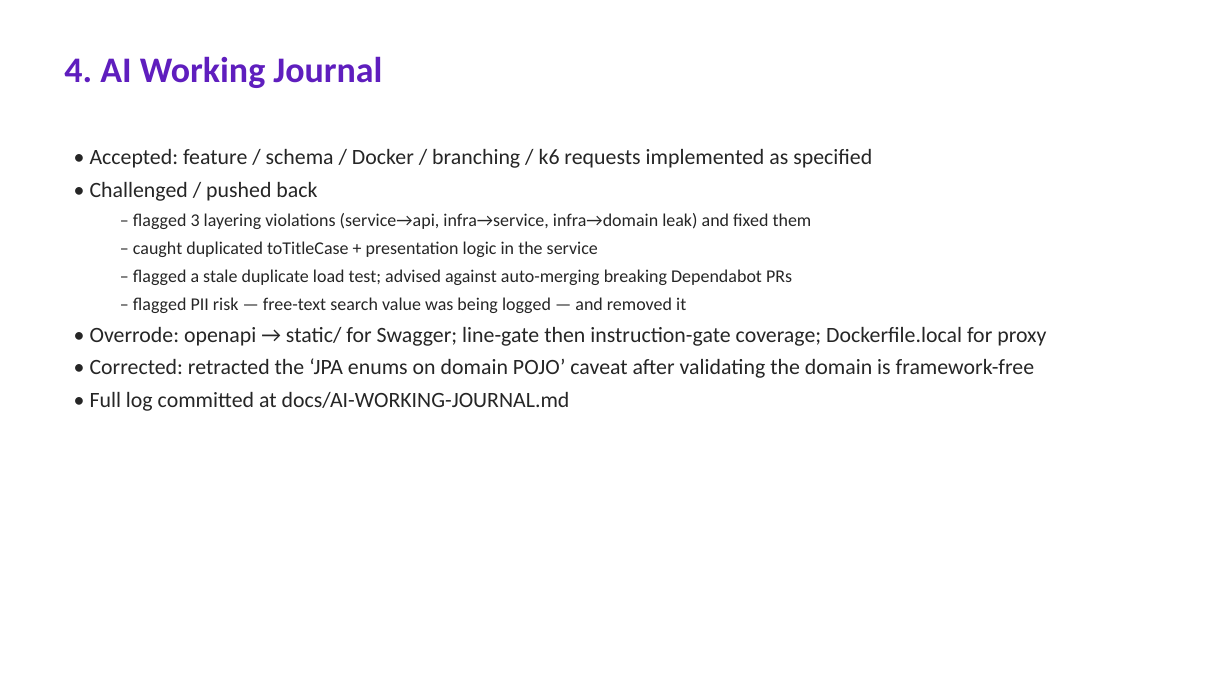
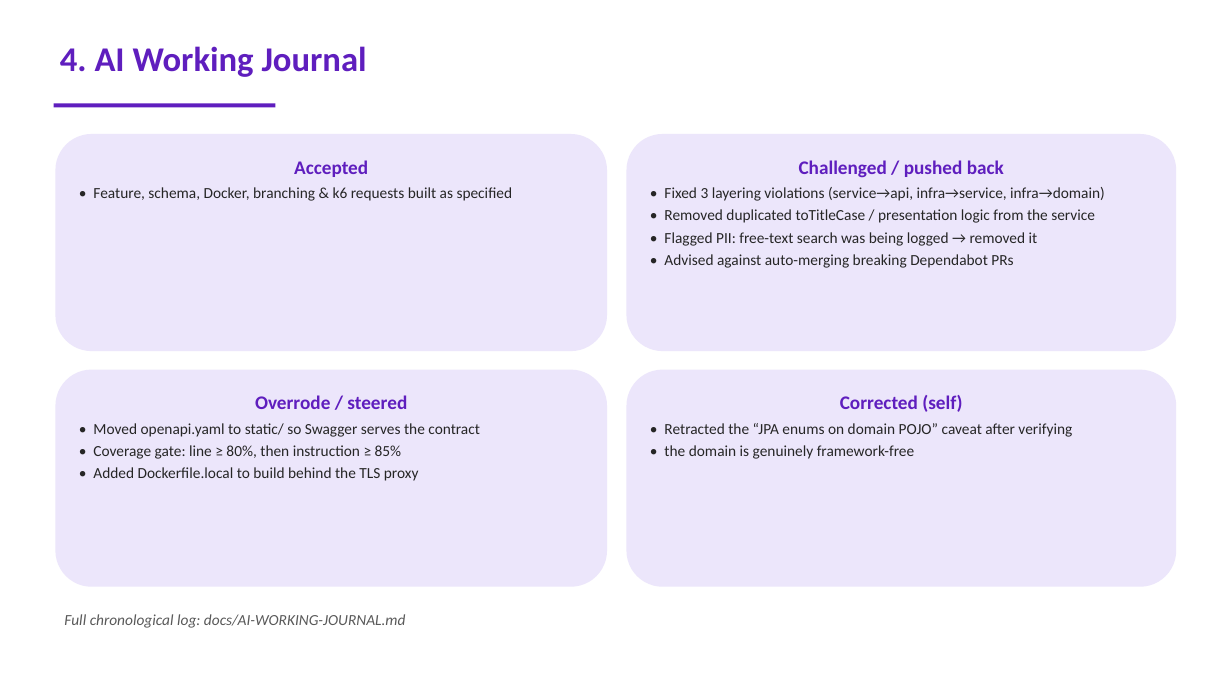
Before and after one commit to meetravig-collab/InsurancePolicyListDemo, a slide deck: slide 8 of docs/Policy-Overview-Dashboard.pptx (slide 7 before the commit). Drawn at 1232x693 pixels with LibreOffice and Linux fonts; fonts in the diff are those of the drawing. Boxes give left, top, right and bottom in pixels: in the first picture for what was removed or moved away, otherwise in the second. Text is boxed around its words. In the diff, an @@ line names an element or a change of style, - is before the commit and + after.

```diff
--- a/docs/Policy-Overview-Dashboard.pptx
+++ b/docs/Policy-Overview-Dashboard.pptx
@@ text "4. AI Working Journal": place and size @@
-text "4. AI Working Journal" at bbox=[64, 56, 382, 88]
+text "4. AI Working Journal" at bbox=[60, 46, 367, 77]
@@ text "4. AI Working Journal" at bbox=[60, 46, 367, 77]: size 28 to 27 pt @@
@@ rectangle added at bbox=[54, 104, 275, 107], fill #5F1EBE @@
@@ rounded rectangle added at bbox=[55, 134, 607, 351], fill #ECE6FB, 12 pt, text #262626 @@
+Accepted
+• Feature, schema, Docker, branching & k6 requests built as specified
@@ text removed at bbox=[90, 149, 1046, 411] @@
-• Accepted: feature / schema / Docker / branching / k6 requests implemented as specified
-• Challenged / pushed back
-  – flagged 3 layering violations (service→api, infra→service, infra→domain leak) and fixed them
-  – caught duplicated toTitleCase + presentation logic in the service
-  – flagged a stale duplicate load test; advised against auto-merging breaking Dependabot PRs
-  – flagged PII risk — free-text search value was being logged — and removed it
-• Overrode: openapi → static/ for Swagger; line-gate then instruction-gate coverage; Dockerfile.local for proxy
-• Corrected: retracted the ‘JPA enums on domain POJO’ caveat after validating the domain is framework-free
-• Full log committed at docs/AI-WORKING-JOURNAL.md
@@ rounded rectangle added at bbox=[627, 134, 1177, 351], fill #ECE6FB, 12 pt, text #262626 @@
+Challenged / pushed back
+• Fixed 3 layering violations (service→api, infra→service, infra→domain)
+• Removed duplicated toTitleCase / presentation logic from the service
+• Flagged PII: free-text search was being logged → removed it
+• Advised against auto-merging breaking Dependabot PRs
@@ rounded rectangle added at bbox=[55, 370, 607, 587], fill #ECE6FB, 12 pt, text #262626 @@
+Overrode / steered
+• Moved openapi.yaml to static/ so Swagger serves the contract
+• Coverage gate: line ≥ 80%, then instruction ≥ 85%
+• Added Dockerfile.local to build behind the TLS proxy
@@ rounded rectangle added at bbox=[627, 370, 1177, 587], fill #ECE6FB, 12 pt, text #262626 @@
+Corrected (self)
+• Retracted the “JPA enums on domain POJO” caveat after verifying
+• the domain is genuinely framework-free
@@ text added at bbox=[64, 614, 406, 628], 12 pt, text #595959, italic @@
+Full chronological log: docs/AI-WORKING-JOURNAL.md
```
Also in this commit, not shown: 2 other slides changed, 4 slides added, 3 slides removed.
